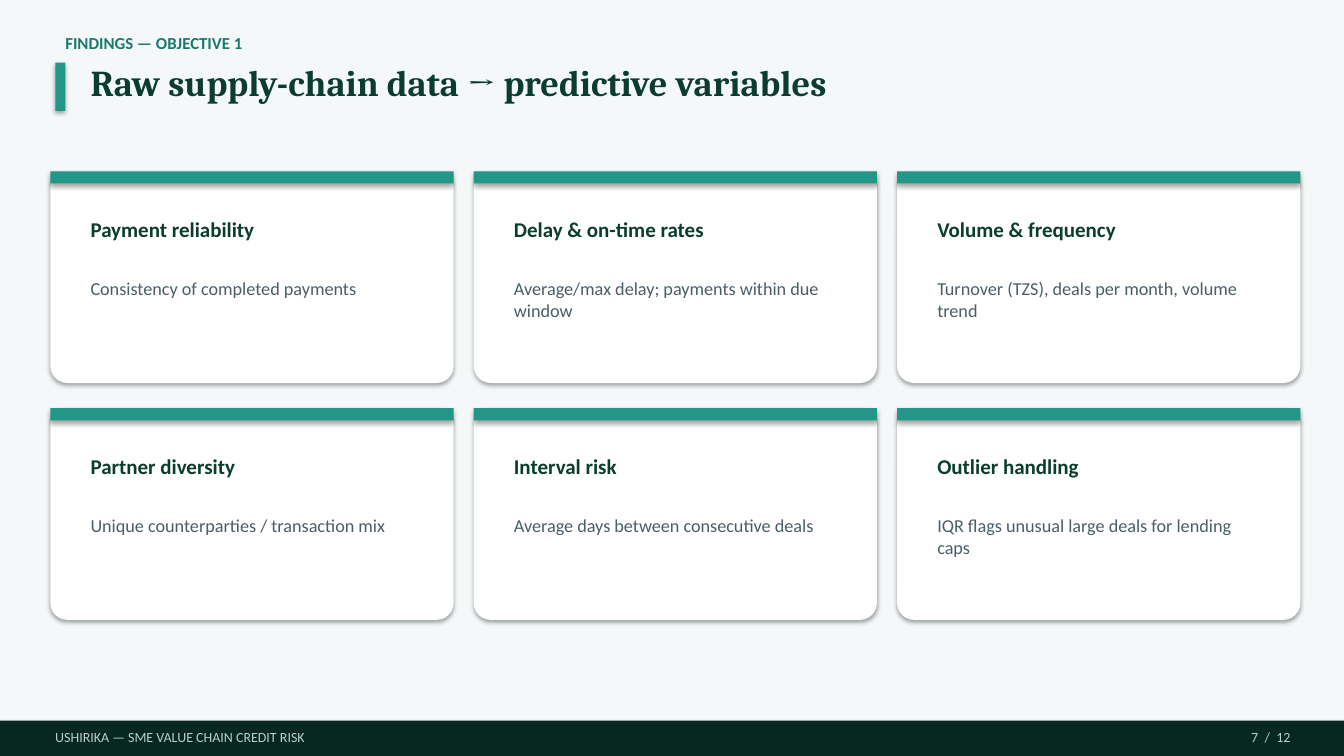
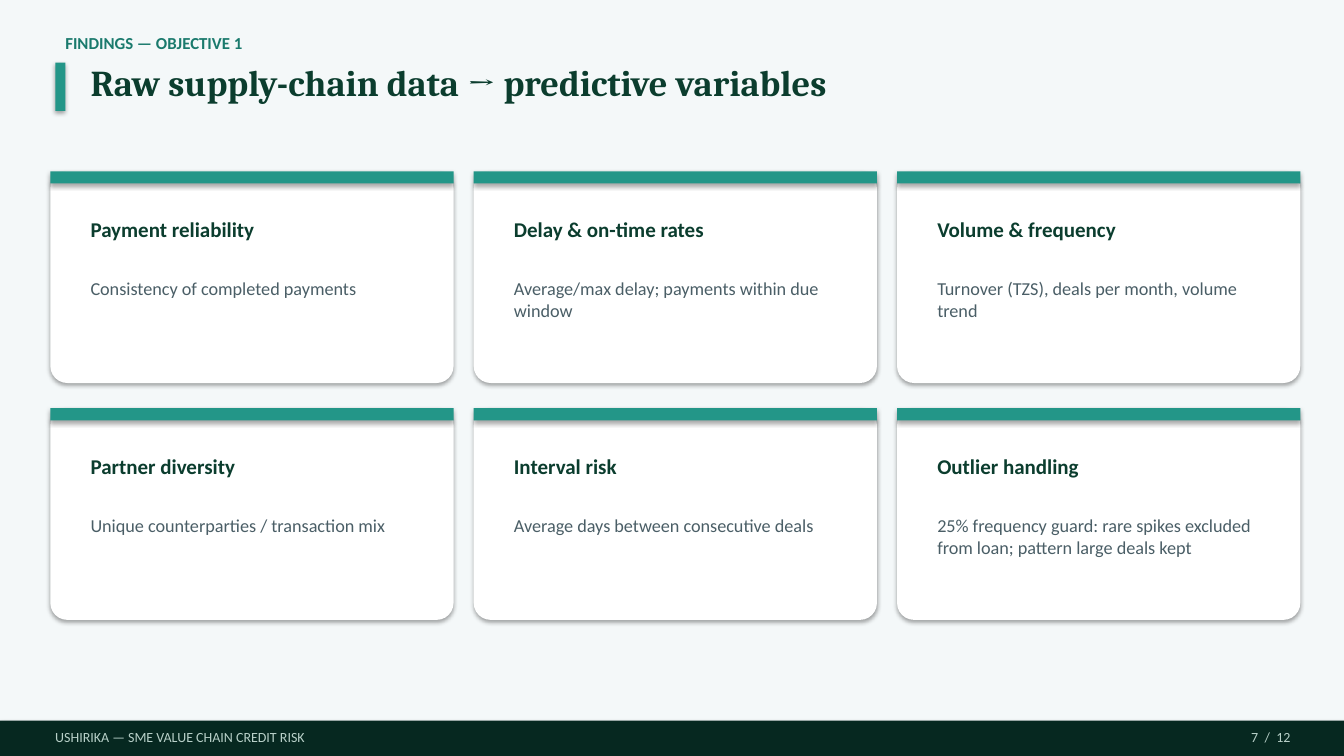
Before and after one commit to Dmmkuliku/ushirika-sme-credit, a slide deck: slide 7 of Presentation/Ushirika_Group15_Defence_v13.pptx. Drawn at 1344x756 pixels with LibreOffice and Linux fonts; fonts in the diff are those of the drawing. Boxes give left, top, right and bottom in pixels: in the first picture for what was removed or moved away, otherwise in the second. Text is boxed around its words. In the diff, an @@ line names an element or a change of style, - is before the commit and + after.

```diff
--- a/Presentation/Ushirika_Group15_Defence_v13.pptx
+++ b/Presentation/Ushirika_Group15_Defence_v13.pptx
@@ text at (937,519,1251,557): text changed @@
-IQR flags unusual large deals for lending caps
+25% frequency guard: rare spikes excluded from loan; pattern large deals kept
```
Also in this commit, not shown: 3 other slides changed, 3 other files.
